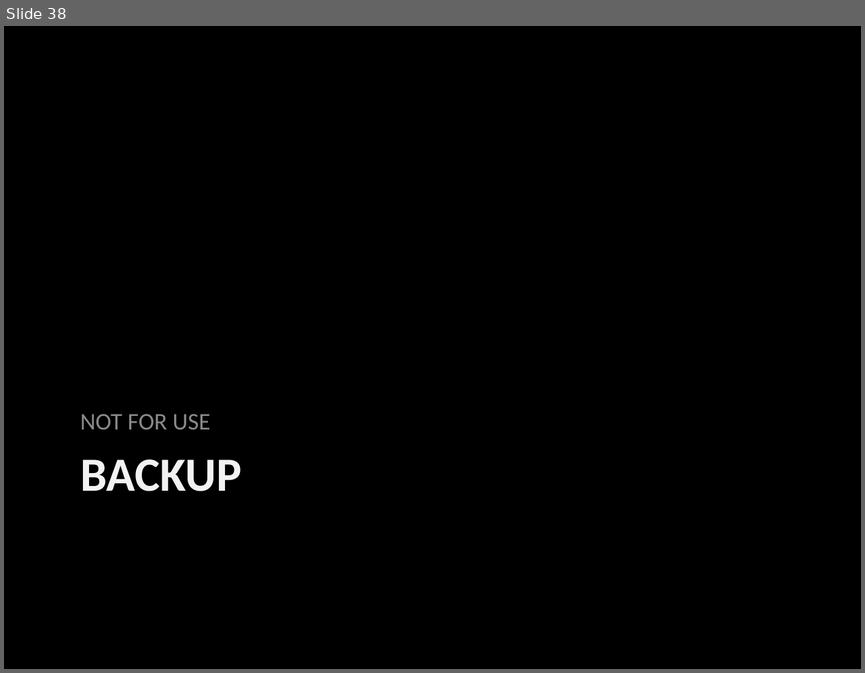
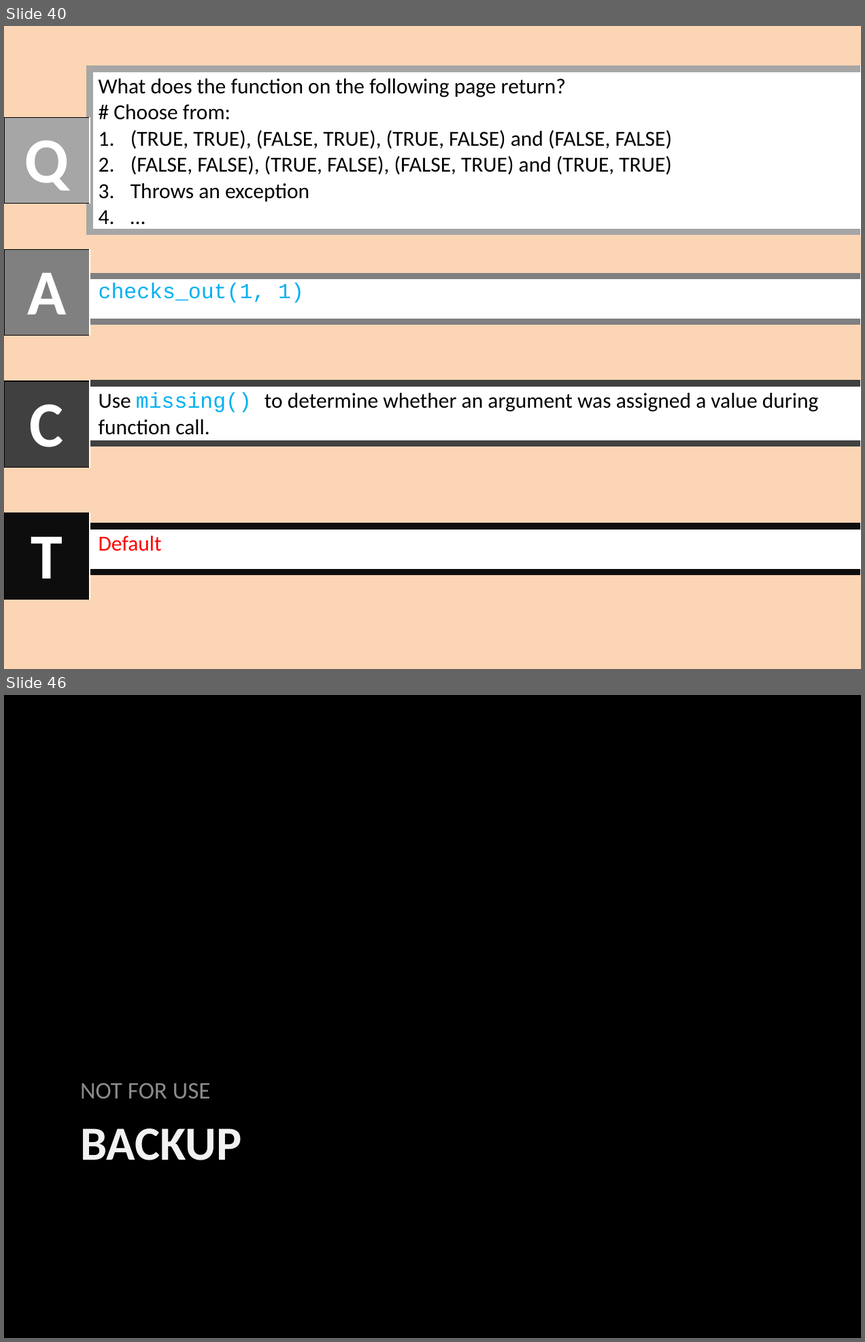
Before and after one commit to sunbee/R-How-To, a slide deck: LearnR Lessons Functions FunctionComponents.pptx. Shown one above the other, each under a label of ours: slide 38 before the commit, slides 40 and 46 after it; the slides between them are not shown. The pictures are 865x673 and 865x1342 pixels, drawn with LibreOffice and Linux fonts; fonts in the diff are those of the drawing. Boxes give left, top, right and bottom in pixels: in the first picture for what was removed or moved away, otherwise in the second. Text is boxed around its words. In the diff, an @@ line names an element or a change of style, - is before the commit and + after.

```diff
--- a/LearnR Lessons Functions FunctionComponents.pptx
+++ b/LearnR Lessons Functions FunctionComponents.pptx
@@ slide 40 added at [4, 26, 861, 669], background #FCD5B5 @@
@@ table added at [90, 69, 861, 231], 1 rows, 1 columns @@
+What does the function on the following page return? / # Choose from: / (TRUE, TRUE), (FALSE, TRUE), (TRUE, FALSE) and (FALSE, FALSE) / (FALSE, FALSE), (TRUE, FALSE), (FALSE, TRUE) and (TRUE, TRUE) / Throws an exception / …
@@ table added at [4, 118, 90, 203], 1 rows, 1 columns @@
+Q
@@ table added at [4, 250, 90, 335], 1 rows, 1 columns @@
+A
@@ table added at [90, 276, 861, 322], 1 rows, 1 columns @@
+checks_out(1, 1)
@@ table added at [4, 381, 90, 467], 1 rows, 1 columns @@
+C
@@ table added at [90, 383, 861, 444], 1 rows, 1 columns @@
+Use missing() to determine whether an argument was assigned a value during function call.
@@ table added at [4, 513, 90, 599], 1 rows, 1 columns @@
+T
@@ table added at [90, 526, 861, 571], 1 rows, 1 columns @@
+Default
@@ what was slide 38 is now slide 46 @@
```
Also in this commit, not shown: 4 slides changed, 8 other slides added, 4 other files.
